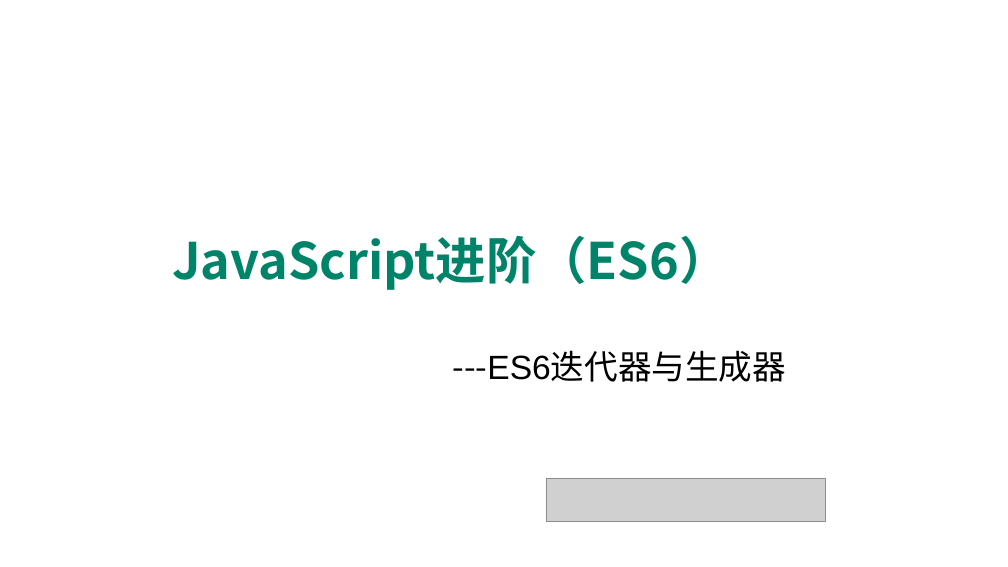
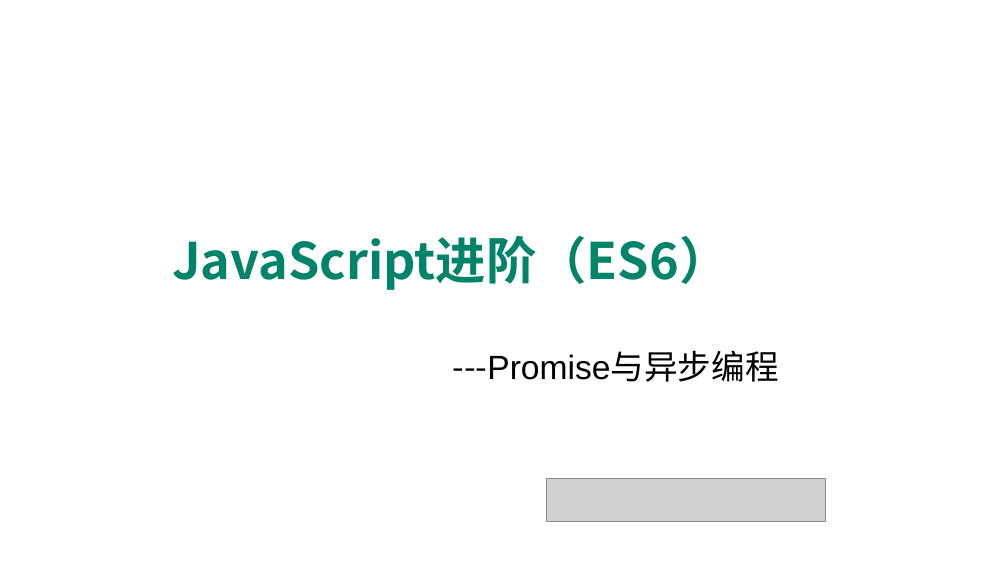
Before and after one commit to edu2act/course-javascript-advanced, a slide deck: slide 1 of 课程PPT/33.ES6中Promise对象与异步编程.pptx. Drawn at 1008x567 pixels with LibreOffice and Linux fonts; fonts in the diff are those of the drawing; grey boxes stand for pictures; background and template pictures are left out. Boxes give left, top, right and bottom in pixels: in the first picture for what was removed or moved away, otherwise in the second. Text is boxed around its words. In the diff, an @@ line names an element or a change of style, - is before the commit and + after.

```diff
--- a/课程PPT/33.ES6中Promise对象与异步编程.pptx
+++ b/课程PPT/33.ES6中Promise对象与异步编程.pptx
@@ text at (452, 350, 778, 382): text changed @@
----ES6迭代器与生成器
+---Promise与异步编程
```
Also in this commit, not shown: 1 other slide changed, 14 slides added, 9 other files.
